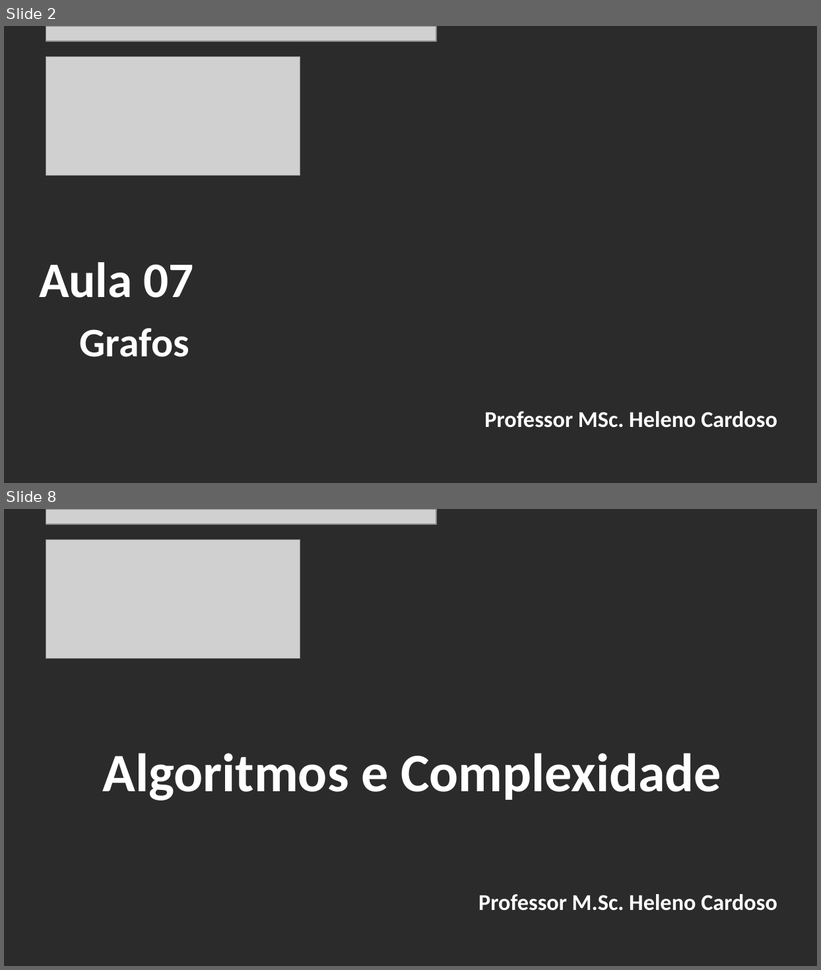
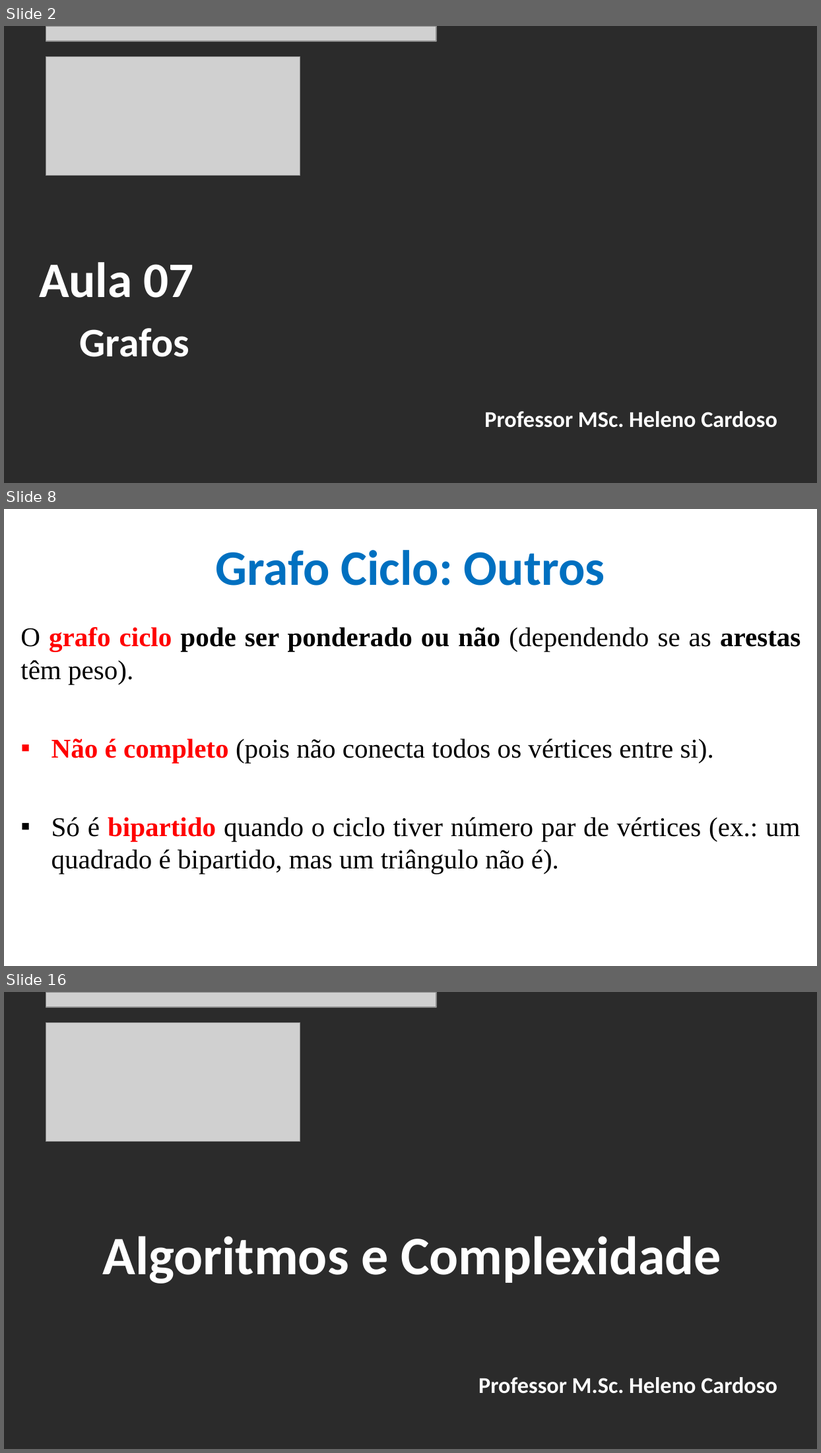
Before and after one commit to CloudEducationBrazil/WydenAlgoritmosEComplexidade, a slide deck: 01 Classes/Aula 07 - Algoritmos e Complexidade - Grafos.pptx. Shown one above the other, each under a label of ours: slides 2 and 8 before the commit, slides 2, 8 and 16 after it; the slides between them are not shown. The pictures are 821x970 and 821x1453 pixels, drawn with LibreOffice and Linux fonts; fonts in the diff are those of the drawing; grey boxes stand for pictures; background and template pictures are left out; a plain dark background stands for a picture behind light text. Boxes give left, top, right and bottom in pixels: in the first picture for what was removed or moved away, otherwise in the second. Text is boxed around its words. In the diff, an @@ line names an element or a change of style, - is before the commit and + after.

Commit message:
Grafos Alg e Complexidade 19Set2025 ...

```diff
--- a/01 Classes/Aula 07 - Algoritmos e Complexidade - Grafos.pptx
+++ b/01 Classes/Aula 07 - Algoritmos e Complexidade - Grafos.pptx
@@ slide 8 added at <box>4,509,817,966</box>, background picture (left out) @@
@@ title added at <box>216,550,605,586</box>, 44 pt, text #0070C0, bold @@
+Grafo Ciclo: Outros
@@ text added at <box>20,627,801,874</box>, 24 pt, text #000000 @@
+O grafo ciclo pode ser ponderado ou não (dependendo se as arestas têm peso).
+▪ Não é completo (pois não conecta todos os vértices entre si).
+▪ Só é bipartido quando o ciclo tiver número par de vértices (ex.: um quadrado é bipartido, mas um triângulo não é).
@@ what was slide 8 is now slide 16 @@
```
Also in this commit, not shown: 5 slides changed, 7 other slides added, 1 other file.
